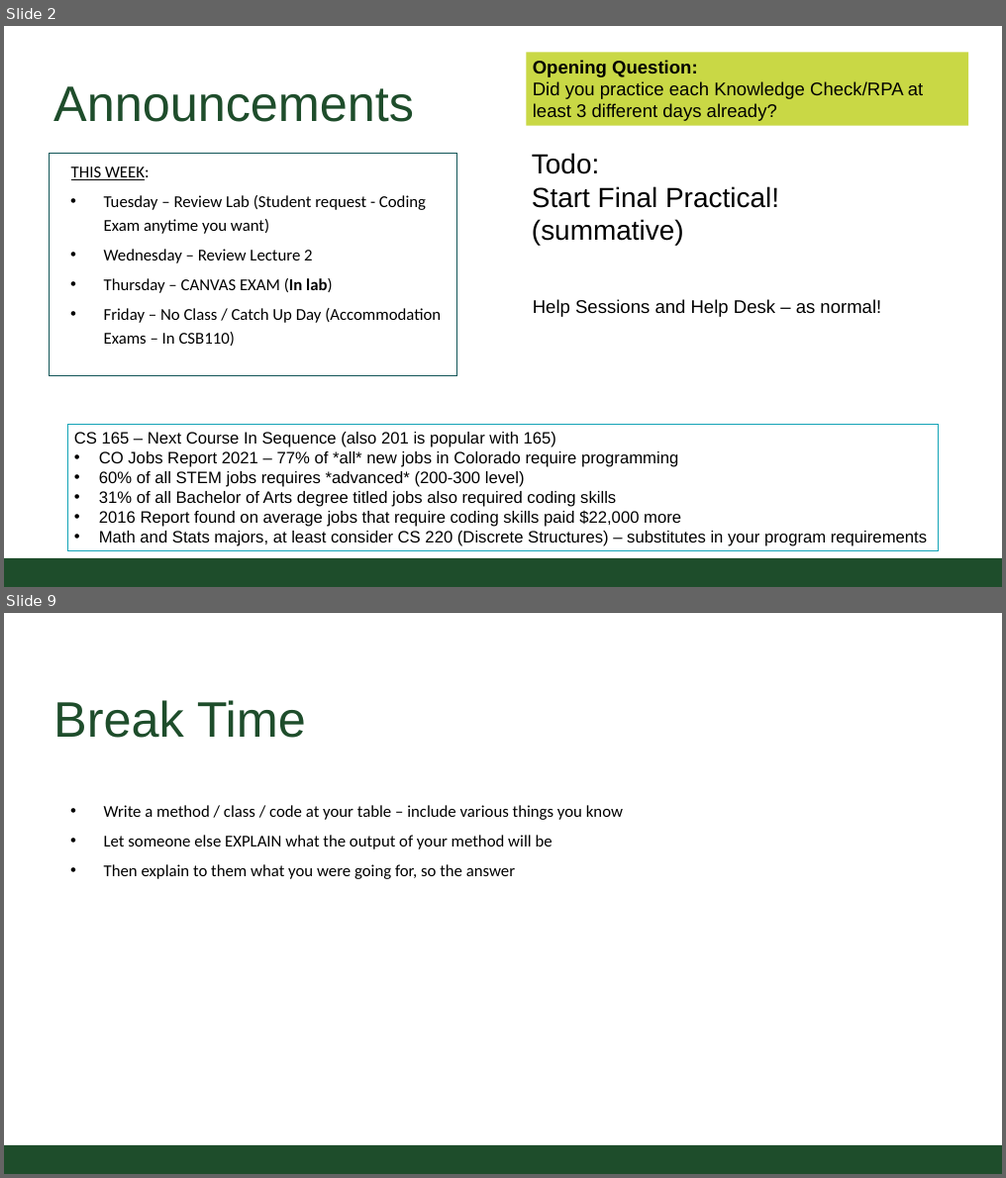
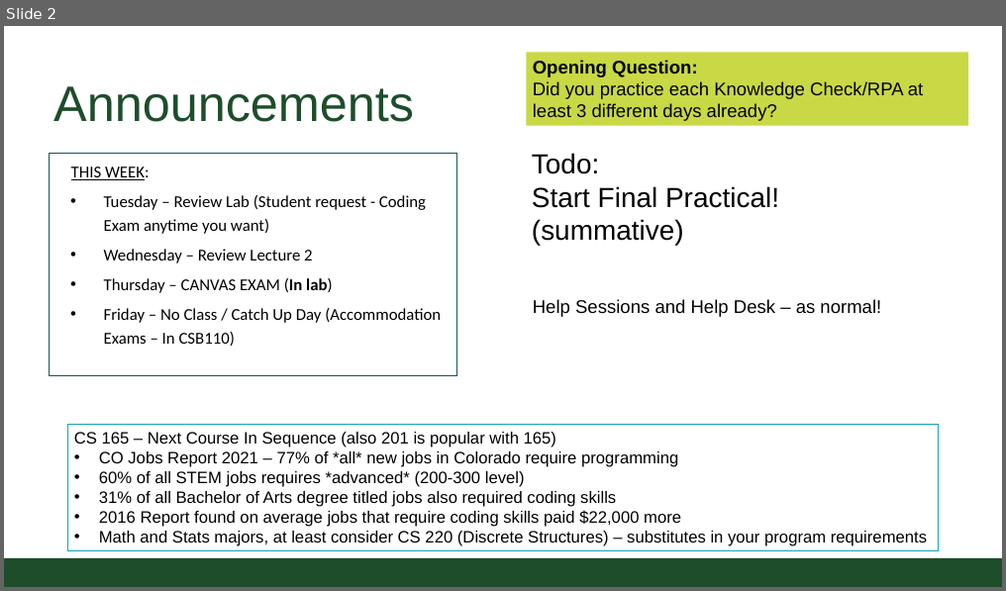
Before and after one commit to CSU-CompSci-CS163-4/Handouts, a slide deck: slides/On-Campus/12_01_ReviewSession_CS163.pptx. Shown one above the other, each under a label of ours: slides 2 and 9 before the commit, slide 2 after it; the slides between them are not shown. The pictures are 1006x1178 and 1006x591 pixels, drawn with LibreOffice and Linux fonts; fonts in the diff are those of the drawing; background and template pictures are left out. Boxes give left, top, right and bottom in pixels: in the first picture for what was removed or moved away, otherwise in the second. Text is boxed around its words. In the diff, an @@ line names an element or a change of style, - is before the commit and + after.

```diff
--- a/slides/On-Campus/12_01_ReviewSession_CS163.pptx
+++ b/slides/On-Campus/12_01_ReviewSession_CS163.pptx
@@ slide 9 removed at (4,613,1002,1174), background #FFFFFF; not listed: 1 template element that a slide beside it also shows @@
@@ title removed at (54,700,306,738) @@
-Break Time
@@ text removed at (104,805,623,879) @@
-• Write a method / class / code at your table – include various things you know
-• Let someone else EXPLAIN what the output of your method will be
-• Then explain to them what you were going for, so the answer
```
Also in this commit, not shown: 7 slides changed, 6 slides added, 1 other slide removed, 3 other files.
